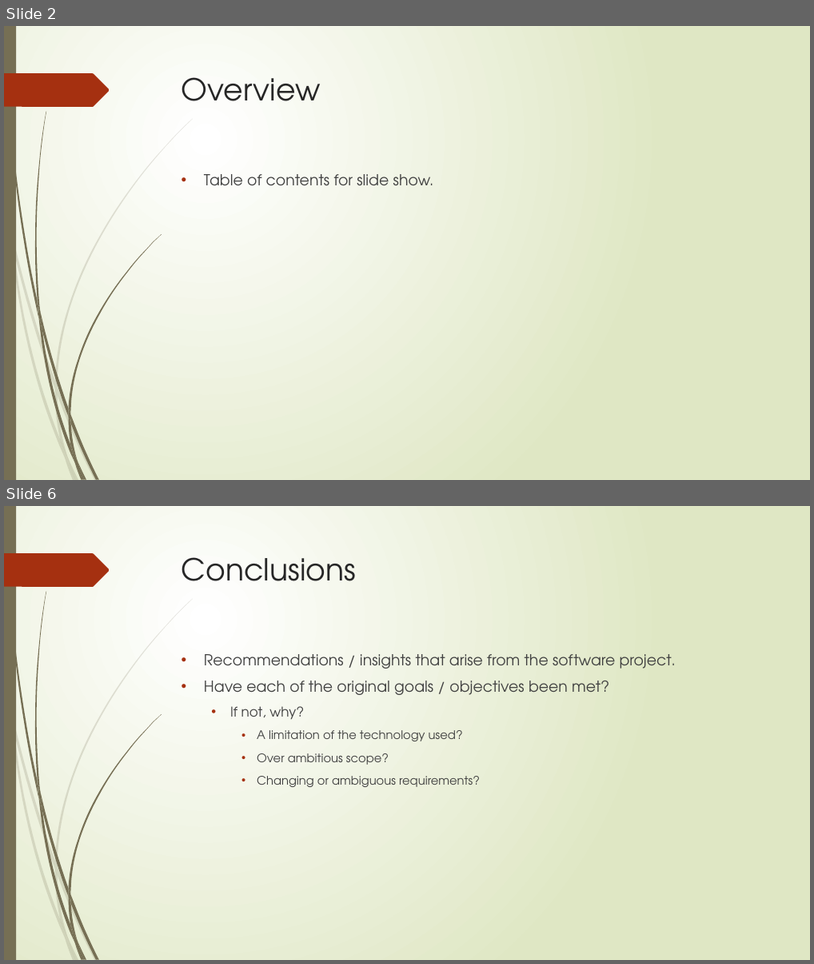
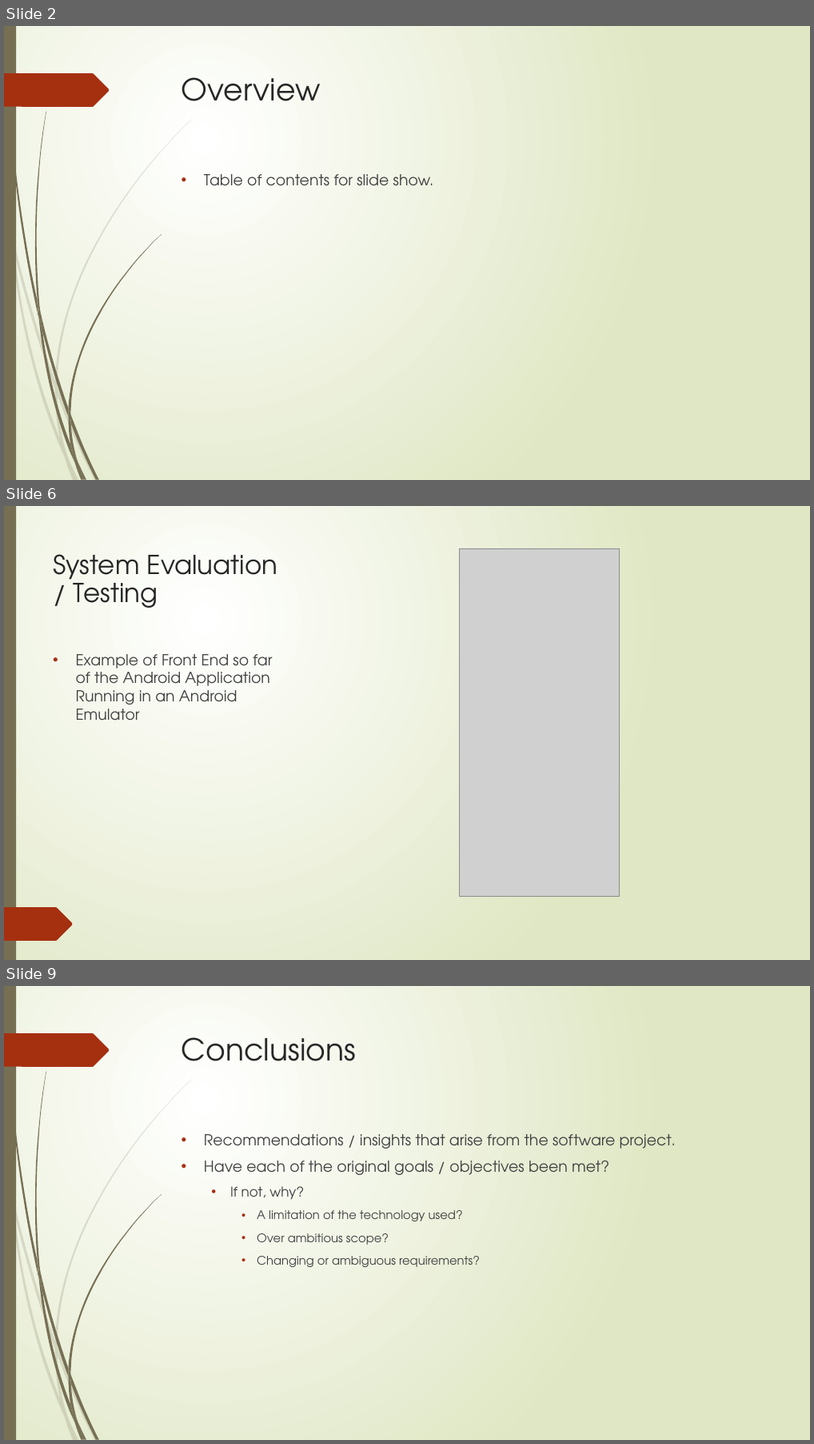
Before and after one commit to stevenJoyce/4thYearGroupProject, a slide deck: SportAdvisor.pptx. Shown one above the other, each under a label of ours: slides 2 and 6 before the commit, slides 2, 6 and 9 after it; the slides between them are not shown. The pictures are 814x964 and 814x1444 pixels, drawn with LibreOffice and Linux fonts; fonts in the diff are those of the drawing; grey boxes stand for pictures. Boxes give left, top, right and bottom in pixels: in the first picture for what was removed or moved away, otherwise in the second. Text is boxed around its words. In the diff, an @@ line names an element or a change of style, - is before the commit and + after.

```diff
--- a/SportAdvisor.pptx
+++ b/SportAdvisor.pptx
@@ slide 6 added at bbox=[4, 506, 810, 960], background gradient #FFFFFF to #DFE8C4; not listed: 23 template elements that a slide beside it also shows @@
@@ rectangle added at bbox=[4, 506, 810, 960], fill gradient #FFFFFF to #DFE8C4 @@
@@ rectangle added at bbox=[4, 506, 16, 960], fill #766F54 @@
@@ picture added at bbox=[459, 548, 619, 896] @@
@@ title added at bbox=[53, 554, 278, 608], 31 pt, text #262626 @@
+System Evaluation / Testing
@@ text added at bbox=[76, 654, 272, 720], 18 pt, text #404040 @@
+• Example of Front End so far of the Android Application Running in an Android Emulator
@@ freeform shape added at bbox=[4, 907, 73, 940], fill #A53010 @@
@@ what was slide 6 is now slide 9 @@
```
Also in this commit, not shown: 5 other slides added, 3 slides removed.
